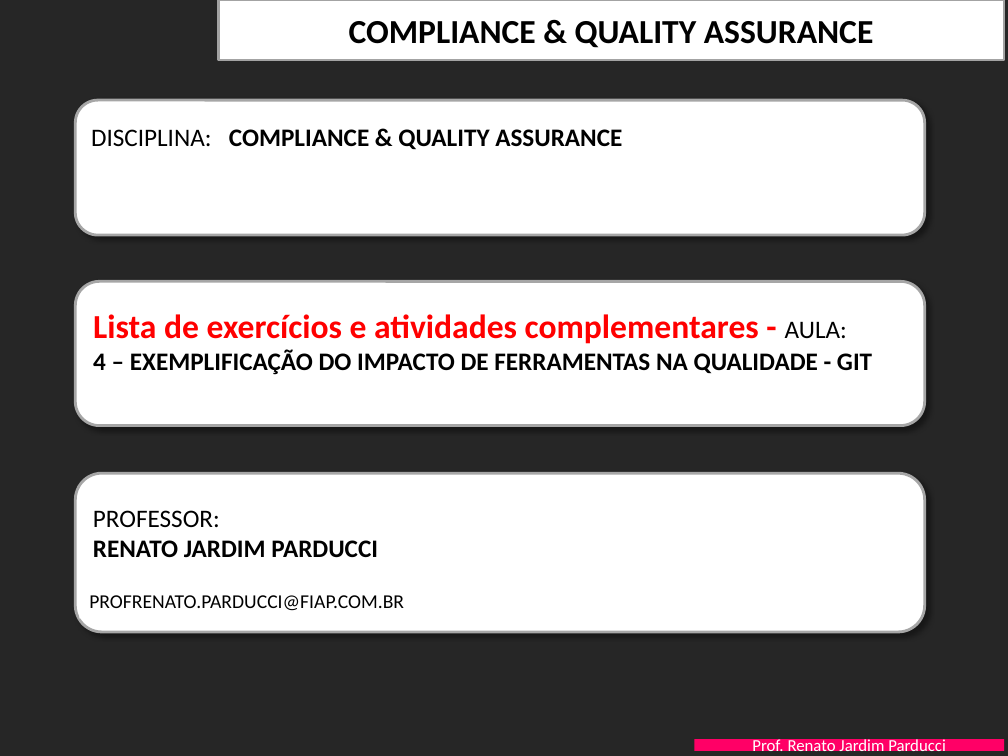
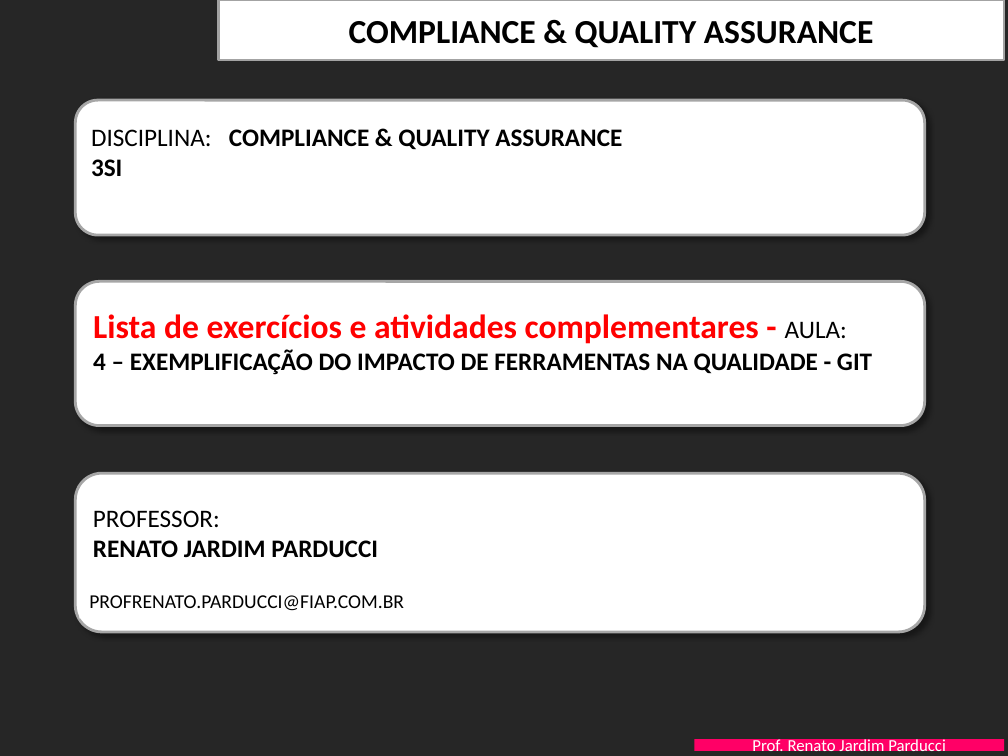
Before and after one commit to Weigner/SI-Estacionamento, a slide deck: slide 1 of Documentacao/FIAP-QualidProjSW-Aula-4-GIT - EXERCICIOS.pptx. Drawn at 1008x756 pixels with LibreOffice and Linux fonts; fonts in the diff are those of the drawing; background and template pictures are left out. Boxes give left, top, right and bottom in pixels: in the first picture for what was removed or moved away, otherwise in the second. Text is boxed around its words. In the diff, an @@ line names an element or a change of style, - is before the commit and + after.

Commit message:
adicionando dados da sala
adicionando dados da sala

```diff
--- a/Documentacao/FIAP-QualidProjSW-Aula-4-GIT - EXERCICIOS.pptx
+++ b/Documentacao/FIAP-QualidProjSW-Aula-4-GIT - EXERCICIOS.pptx
@@ text at (91, 159, 122, 176): paragraph added @@
+3SI
```
